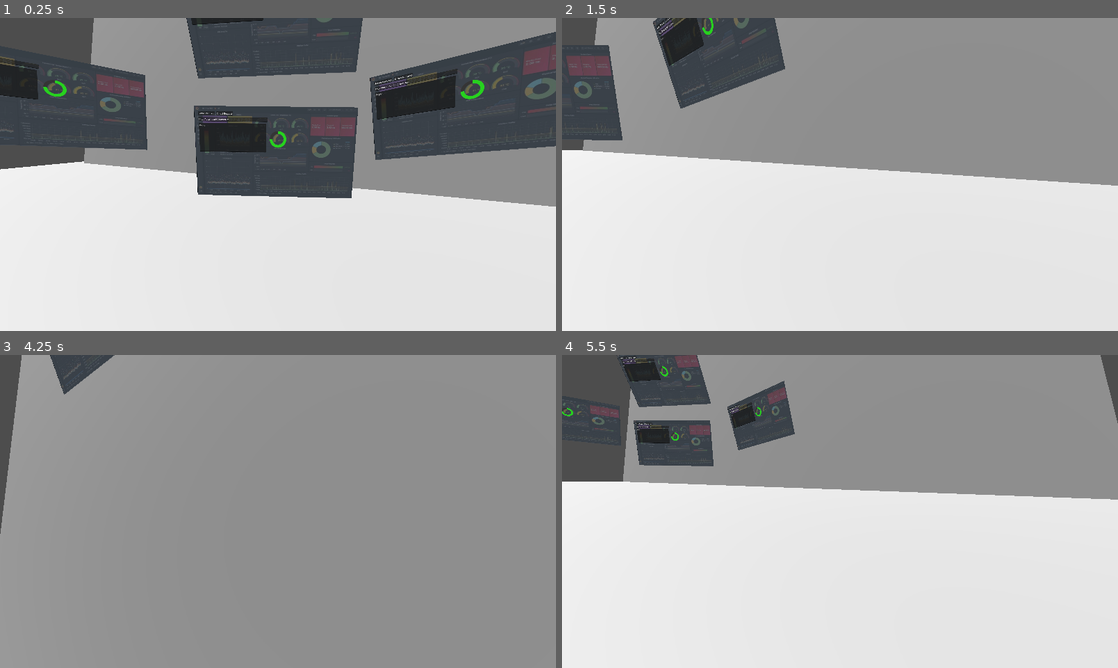
Above: before the commit, frames 1-4 (two rows, left to right).
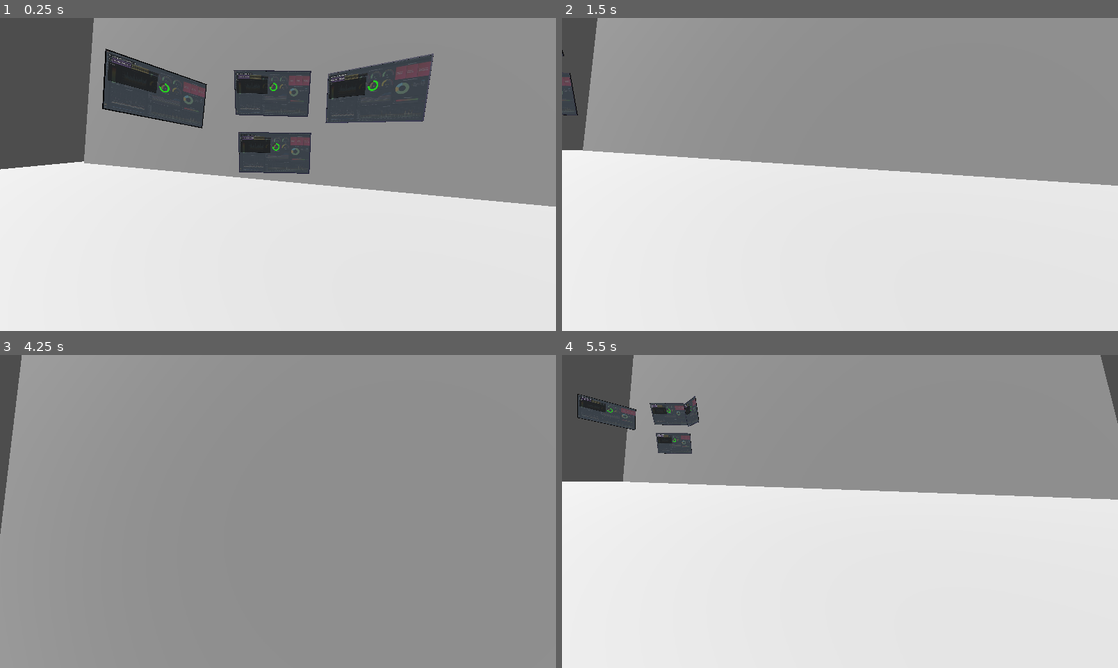
Above: after the commit, the same moments.

Repository: jeanmarc/webaccess
Game: Godot game, scene res://scenes/metrics_world.tscn
The game is run twice, just before and just after one commit, with the same random seed, the same clock (stepped at 60 frames per second) and the same inputs. This scene is started directly instead of the project's main scene.
Inputs (mouse positions are in pixels of both pictures, inside the frame that each line leads up to):
- Up to frame 1 (0.25 s): no input
- Up to frame 2 (1.5 s): tap Enter at 0.5 s; move the mouse to (962, 158) at 0.52 s; hold D 0.53-1.25 s; tap Q at 0.6 s; click (962, 158) at 0.67 s; drag from (728, 190) to (812, 237) at 1.27 s
- Up to frame 3 (4.25 s): tap Space at 2 s; move the mouse to (333, 442) at 2.02 s; hold D 2.03-2.75 s; tap Shift at 2.1 s; drag from (250, 574) to (111, 464) at 2.77 s; tap Enter at 3.5 s; move the mouse to (444, 558) at 3.52 s; hold A from 3.53 s (still down); tap Q at 3.6 s
- Up to frame 4 (5.5 s): release A at 4.25 s; drag from (673, 464) to (756, 433) at 4.27 s; tap Space at 5 s; move the mouse to (867, 511) at 5.02 s; hold S from 5.03 s (still down); tap Shift at 5.1 s; click (867, 511) at 5.17 s

The runs differ from the first frame. In frame 1, 30% of the frame differs, in the area x 0-100%, y 0-58%; in frame 2, 6.6%; in frame 3, 0.7%; in frame 4, 6.2%.

Commit message:
Add some body to the panel

Diff:
--- a/webapp/scenes/gui_panel.tscn
+++ b/webapp/scenes/gui_panel.tscn
@@ -1,9 +1,10 @@
-[gd_scene load_steps=6 format=3 uid="uid://d3hfj3lp05hf5"]
+[gd_scene load_steps=7 format=3 uid="uid://d3hfj3lp05hf5"]
 
 [ext_resource type="Script" path="res://scripts/gui_panel.gd" id="1_4yuxe"]
+[ext_resource type="PackedScene" uid="uid://dci76e2kby435" path="res://resources/monitorPanel.glb" id="2_1x4wn"]
 
 [sub_resource type="QuadMesh" id="QuadMesh_0ik2g"]
-size = Vector2(1.6, 0.9)
+size = Vector2(0.72, 0.405)
 
 [sub_resource type="ViewportTexture" id="ViewportTexture_ivbr3"]
 viewport_path = NodePath("SubViewport")
@@ -15,7 +16,7 @@
 albedo_texture = SubResource("ViewportTexture_ivbr3")
 
 [sub_resource type="BoxShape3D" id="BoxShape3D_yuuxt"]
-size = Vector3(1.59372, 0.910187, 0.0545654)
+size = Vector3(0.726006, 0.406862, 0.0155639)
 
 [node name="GuiPanel" type="Node3D"]
 script = ExtResource("1_4yuxe")
@@ -26,11 +27,15 @@
 size_2d_override_stretch = true
 
 [node name="Quad" type="MeshInstance3D" parent="."]
+transform = Transform3D(-4.37114e-08, 0, 1, 0, 1, 0, -1, 0, -4.37114e-08, 0, 0, 0)
 mesh = SubResource("QuadMesh_0ik2g")
 surface_material_override/0 = SubResource("StandardMaterial3D_6c0v8")
 
 [node name="Area3D" type="Area3D" parent="Quad"]
 
 [node name="CollisionShape3D" type="CollisionShape3D" parent="Quad/Area3D"]
-transform = Transform3D(1, 0, 0, 0, 1, 0, 0, 0, 1, 0.0155792, 0.00108337, 0.0165405)
+transform = Transform3D(1, 0, 0, 0, 1, 0, 0, 0, 1, 0.000110536, 0.000544637, -0.00296023)
 shape = SubResource("BoxShape3D_yuuxt")
+
+[node name="monitorPanel" parent="." instance=ExtResource("2_1x4wn")]
+transform = Transform3D(1, 0, 0, 0, 1, 0, 0, 0, 1, 0, 0, 0)
--- a/webapp/scenes/metrics_world.tscn
+++ b/webapp/scenes/metrics_world.tscn
@@ -14,15 +14,16 @@
 script = ExtResource("1_p3hg8")
 
 [node name="GuiPanel" parent="." instance=ExtResource("2_u7i7p")]
+transform = Transform3D(-4.37114e-08, 0, -1, 0, 1, 0, 1, 0, -4.37114e-08, 0, 0, 0)
 
 [node name="GuiPanel2" parent="." instance=ExtResource("2_u7i7p")]
-transform = Transform3D(0.898219, -0.180014, -0.400997, 0.137074, 0.981513, -0.133576, 0.417629, 0.0650145, 0.906289, 1.79821, 0.473229, 0.0129118)
+transform = Transform3D(-0.635875, -0.0162081, -0.771622, -0.0641756, 0.997427, 0.0319346, 0.76912, 0.0698253, -0.635279, 0.737401, 0.473229, 0.422912)
 
 [node name="GuiPanel3" parent="." instance=ExtResource("2_u7i7p")]
-transform = Transform3D(0.819227, -0.0365237, 0.572305, -0.0450729, 0.990782, 0.12775, -0.571696, -0.130452, 0.810029, -2.2394, 0.473229, 0.0129118)
+transform = Transform3D(0.704415, 0.122198, -0.699191, -0.0450729, 0.990782, 0.12775, 0.708356, -0.0584745, 0.703429, -0.908031, 0.473229, 0.346552)
 
 [node name="GuiPanel4" parent="." instance=ExtResource("2_u7i7p")]
-transform = Transform3D(0.998506, -0.0425824, -0.0342639, 0.0293993, 0.94693, -0.320094, 0.0460754, 0.318608, 0.946766, -0.0321517, 1.20054, 0.0129118)
+transform = Transform3D(-0.0420734, 0.0140831, -0.999015, -0.150974, 0.98833, 0.0202904, 0.987642, 0.15168, -0.0394568, -0.0321517, 0.563238, 0.0129118)
 
 [node name="FreeLookCamera" type="Camera3D" parent="."]
 transform = Transform3D(0.999299, -0.0211055, 0.0309228, 0.0160573, 0.987744, 0.155252, -0.0338205, -0.154647, 0.987391, 0.105054, 0.105936, 2.05636)
Binary file added: webapp/resources/monitorPanel.glb
